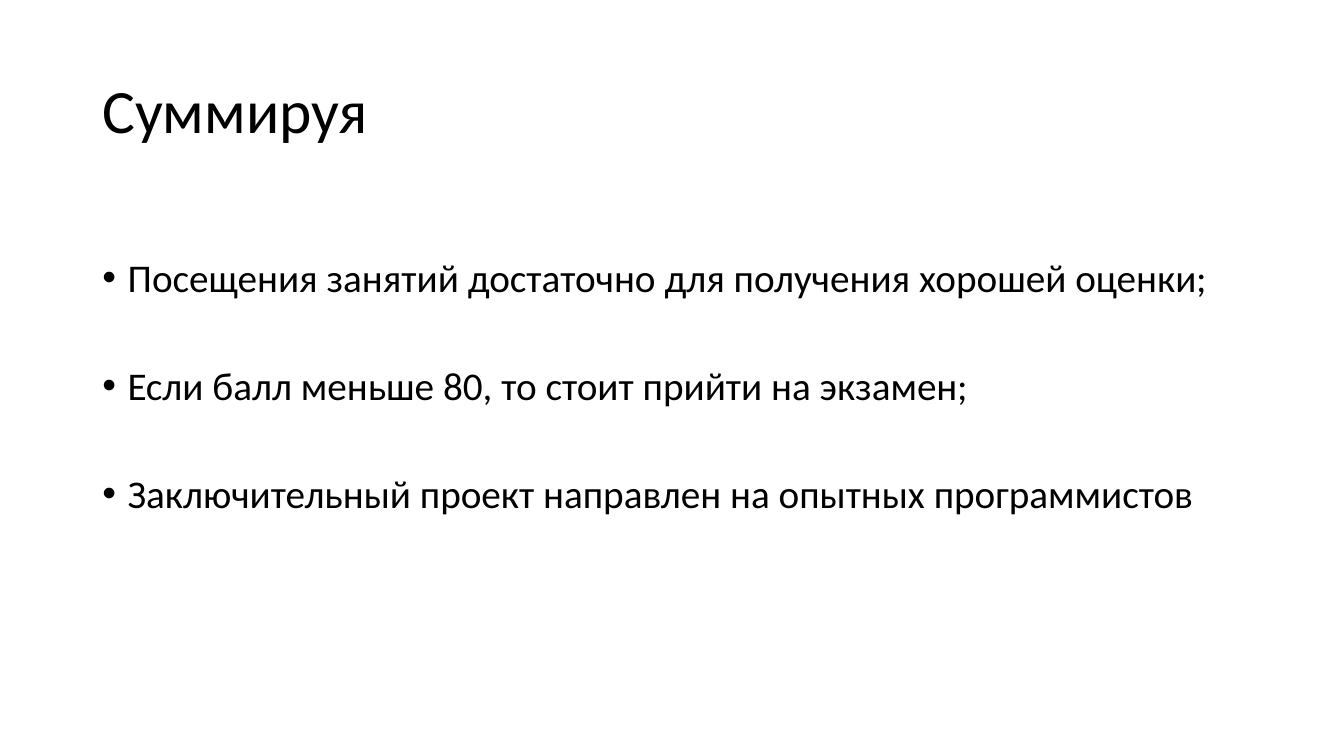
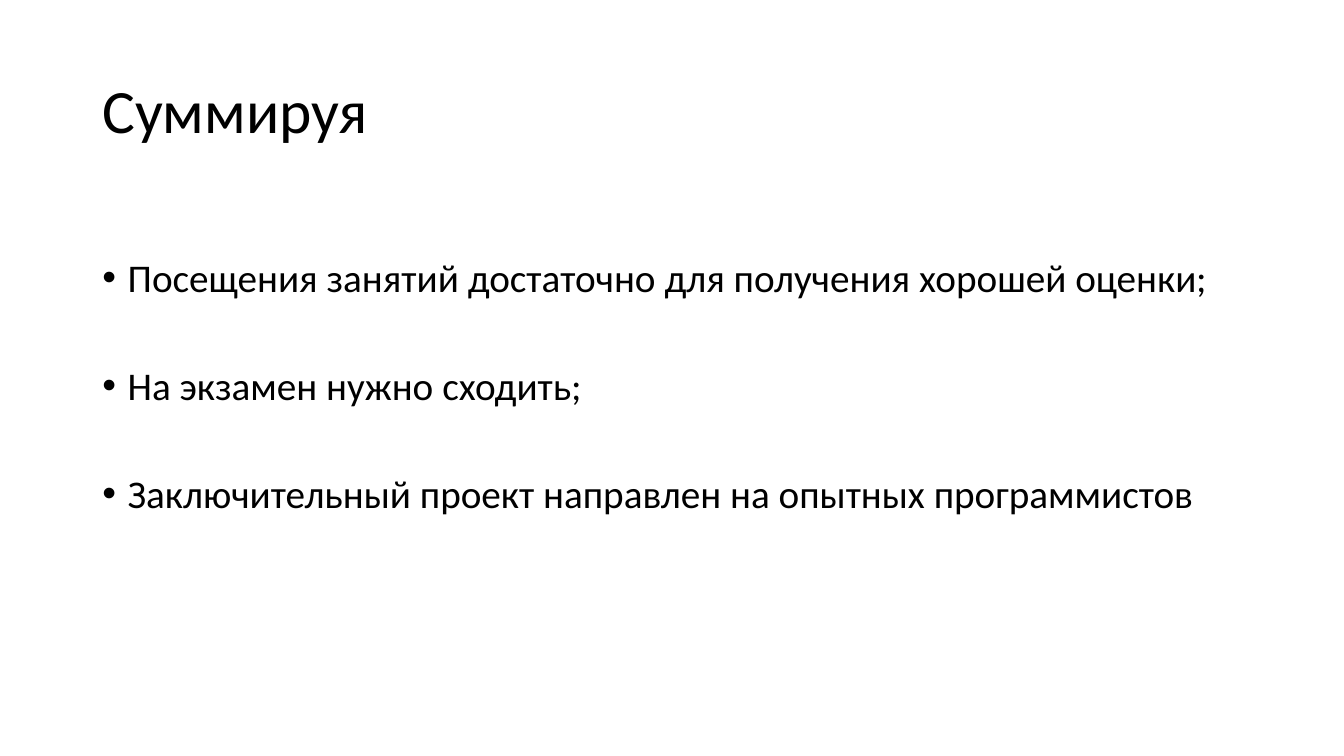
Before and after one commit to PedagogicEducationMIPT/Presentations, a slide deck: slide 10 of intro/Введение.pptx (slide 9 before the commit). Drawn at 1344x756 pixels with LibreOffice and Linux fonts; fonts in the diff are those of the drawing. Boxes give left, top, right and bottom in pixels: in the first picture for what was removed or moved away, otherwise in the second. Text is boxed around its words. In the diff, an @@ line names an element or a change of style, - is before the commit and + after.

```diff
--- a/intro/Введение.pptx
+++ b/intro/Введение.pptx
@@ text at (128, 375, 581, 407): text changed @@
-• Если балл меньше 80, то стоит прийти на экзамен;
+• На экзамен нужно сходить;
```
Also in this commit, not shown: 5 other slides changed, 1 slide added, 43 other files.
